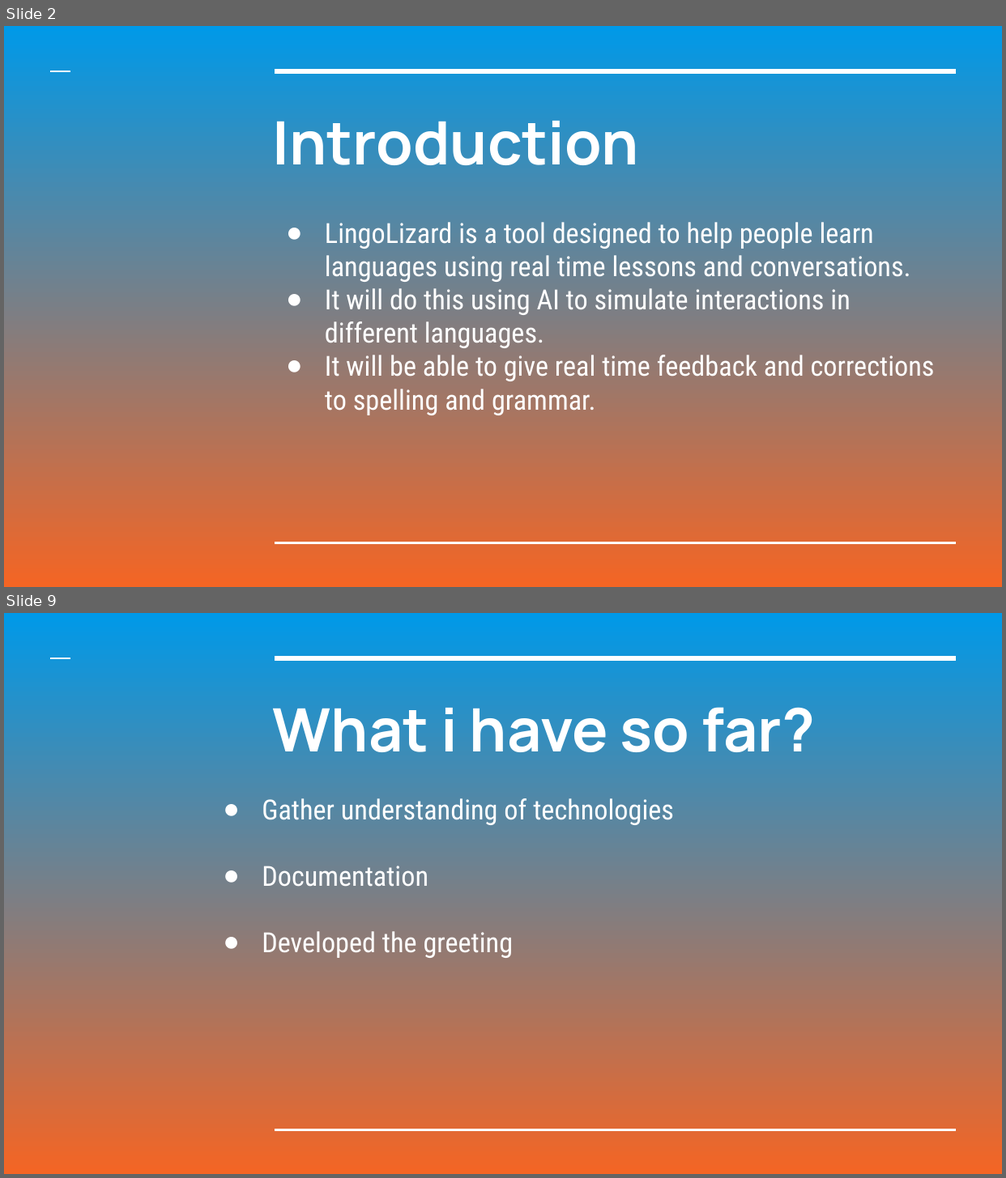
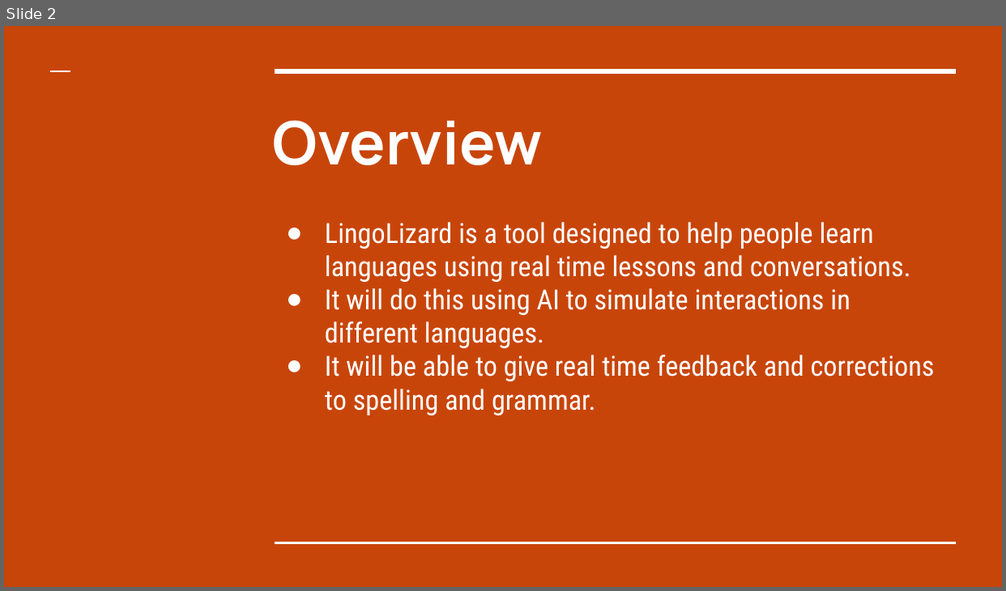
Before and after one commit to mjc136/4thYearProject, a slide deck: docs/LingoLizard.pptx. Shown one above the other, each under a label of ours: slides 2 and 9 before the commit, slide 2 after it; the slides between them are not shown. The pictures are 1006x1178 and 1006x591 pixels, drawn with LibreOffice and Linux fonts; fonts in the diff are those of the drawing. Boxes give left, top, right and bottom in pixels: in the first picture for what was removed or moved away, otherwise in the second. Text is boxed around its words. In the diff, an @@ line names an element or a change of style, - is before the commit and + after.

```diff
--- a/docs/LingoLizard.pptx
+++ b/docs/LingoLizard.pptx
@@ slide 9 removed at [4,613,1002,1174], background gradient #0099E8 to #F46524; not listed: 3 template elements that a slide beside it also shows @@
@@ title removed at [273,707,815,752] @@
-What i have so far?
@@ subtitle removed at [262,798,674,958] @@
-● Gather understanding of technologies
-● Documentation
-● Developed the greeting
@@ slide 2 changed as well @@
@@ background gradient #0099E8 to #F46524 to #C8450A @@
@@ title at [273,120,543,165]: text changed @@
-Introduction
+Overview
```
Also in this commit, not shown: 4 other slides changed, 3 slides added, 7 other slides removed, 1 other file.
